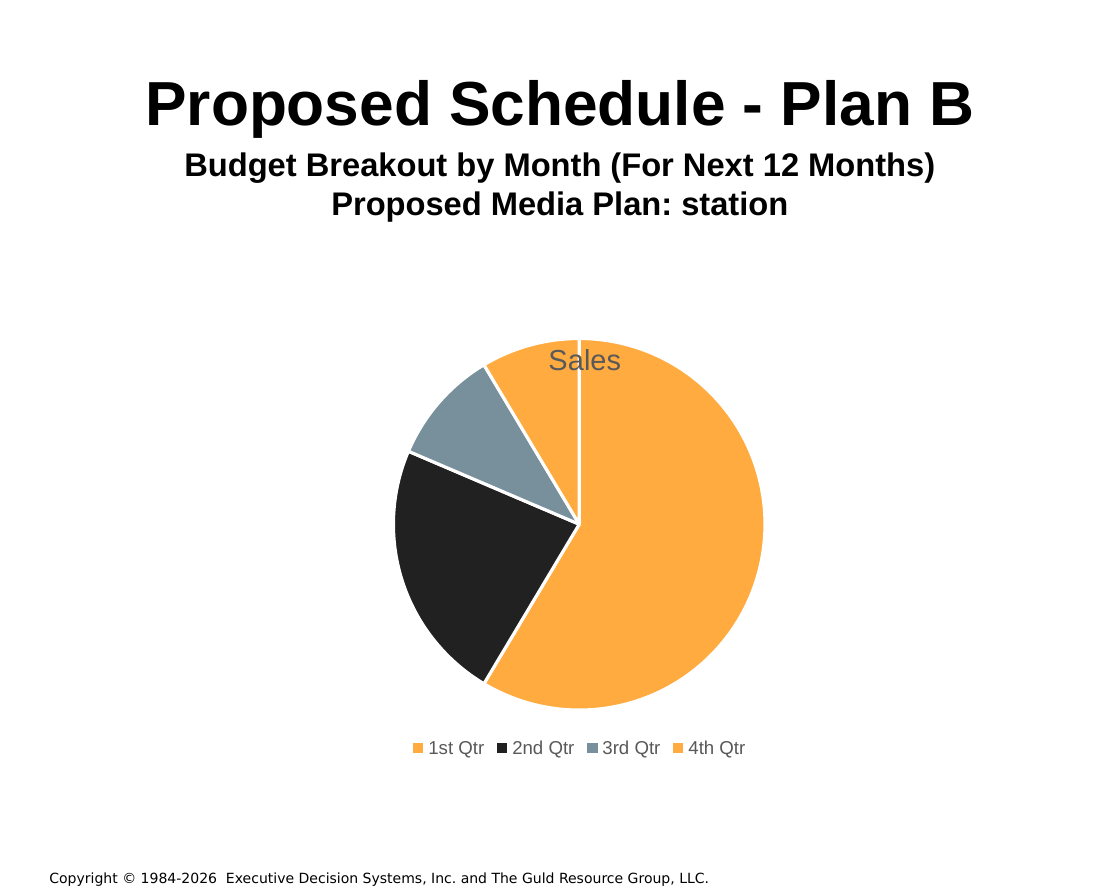
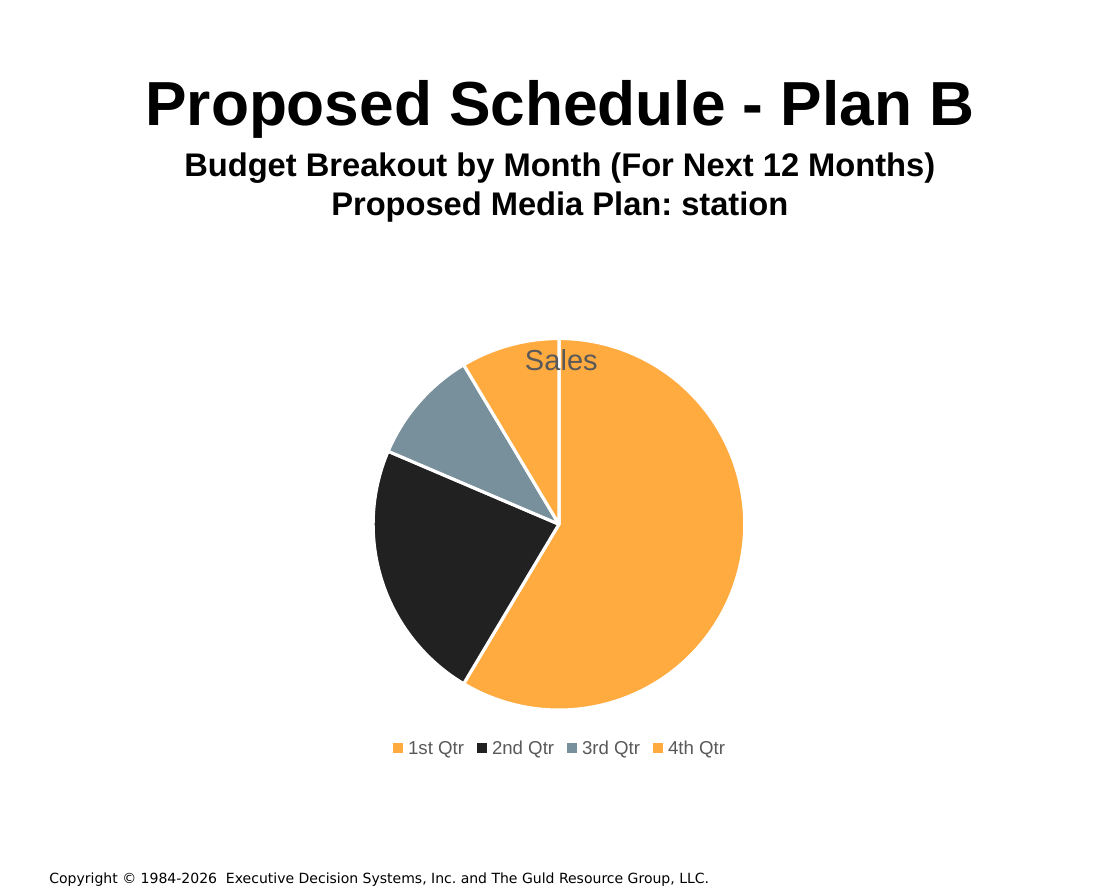
Before and after one commit to hintonandrew510/wizardfrontend, a slide deck: slide 27 of mavenprojectSCR/src/main/resources/powerpointtemplate/tvTemplate.pptx. Drawn at 1120x896 pixels with LibreOffice and Linux fonts; fonts in the diff are those of the drawing; background and template pictures are left out. Boxes give left, top, right and bottom in pixels: in the first picture for what was removed or moved away, otherwise in the second. Text is boxed around its words. In the diff, an @@ line names an element or a change of style, - is before the commit and + after.

```diff
--- a/mavenprojectSCR/src/main/resources/powerpointtemplate/tvTemplate.pptx
+++ b/mavenprojectSCR/src/main/resources/powerpointtemplate/tvTemplate.pptx
@@ pie chart: place and size @@
-pie chart at (121, 256, 1038, 762)
+pie chart at (60, 256, 1058, 762)
```
Also in this commit, not shown: 1 other slide changed, 5 other files.
